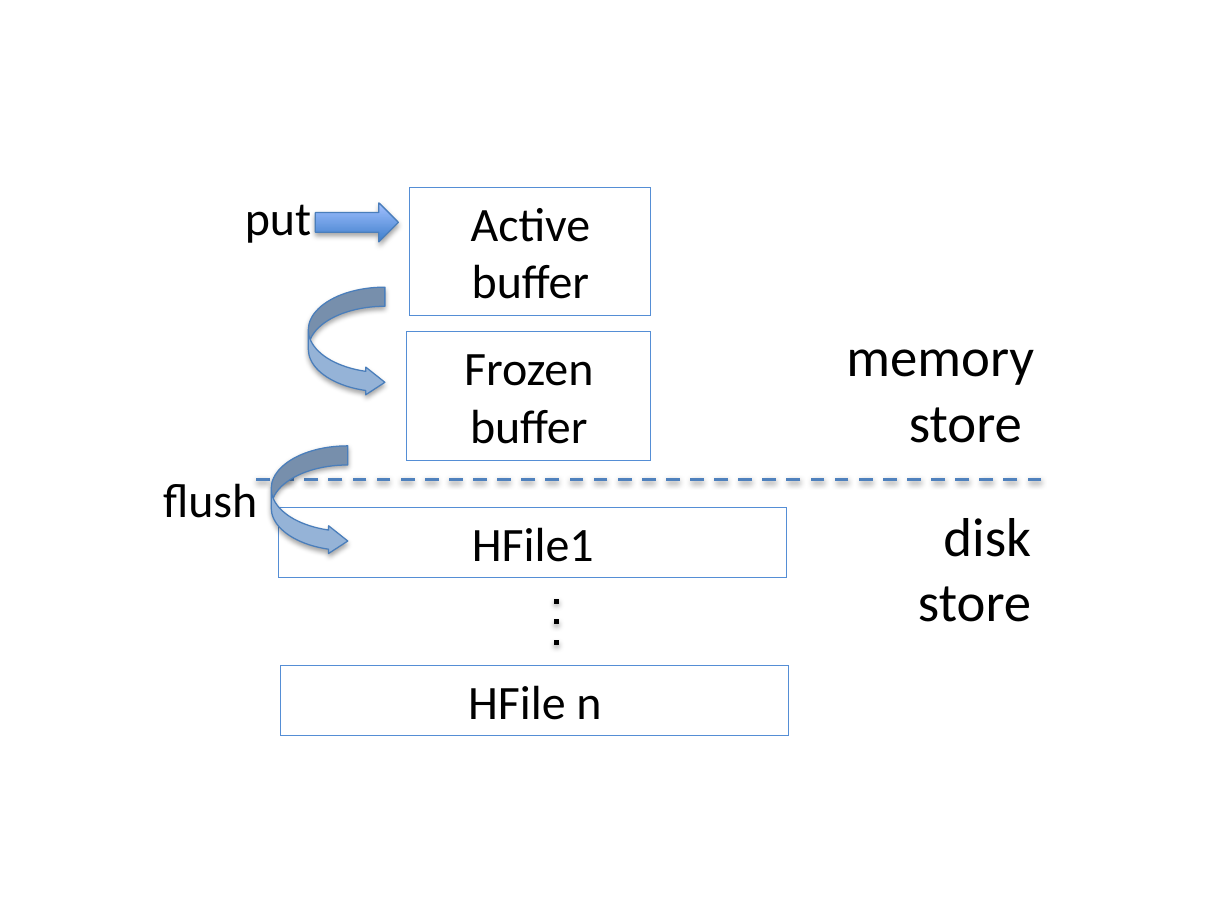
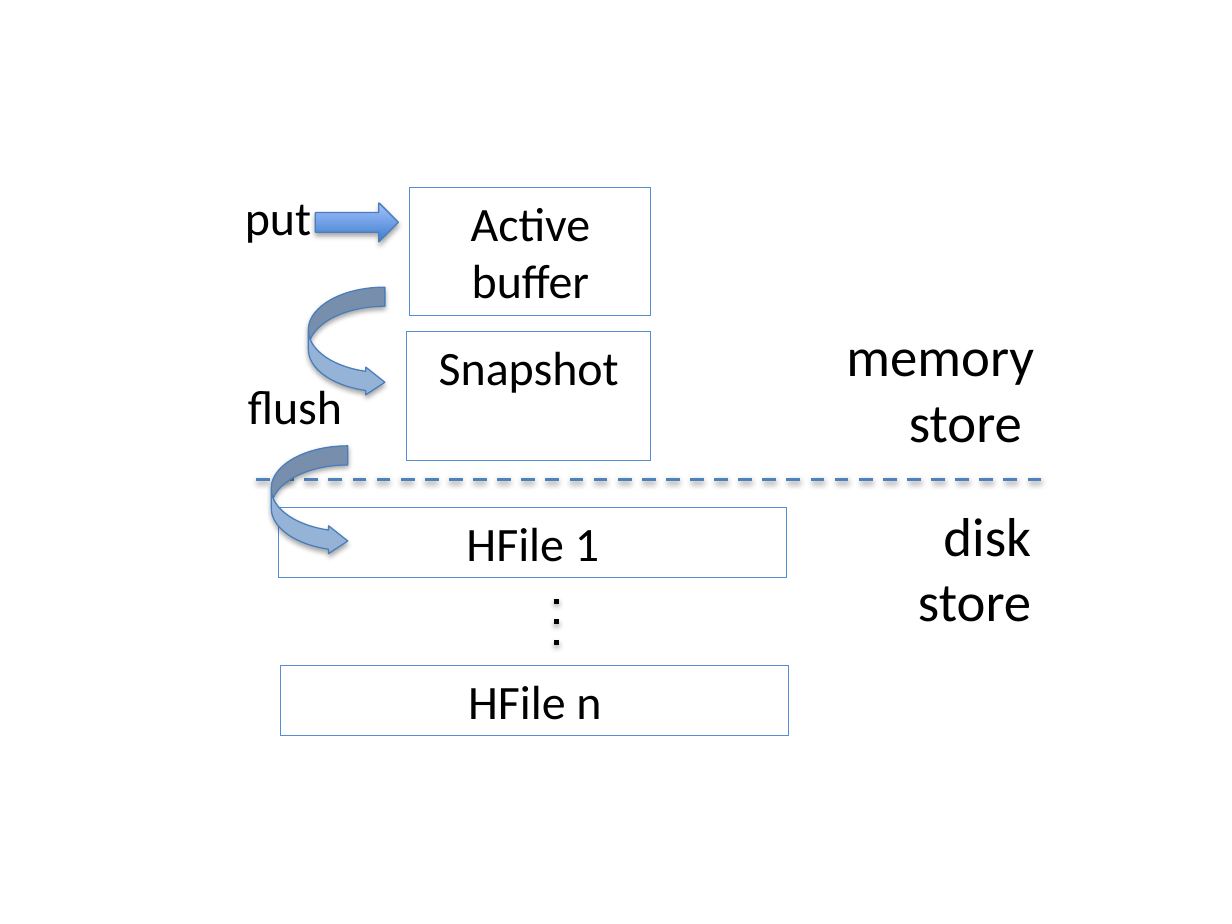
Before and after one commit to iditkeidar/Accordion, a slide deck: slide 1 of FAST2018-submission/LSM.pptx. Drawn at 1232x924 pixels with LibreOffice and Linux fonts; fonts in the diff are those of the drawing. Boxes give left, top, right and bottom in pixels: in the first picture for what was removed or moved away, otherwise in the second. Text is boxed around its words. In the diff, an @@ line names an element or a change of style, - is before the commit and + after.

```diff
--- a/FAST2018-submission/LSM.pptx
+++ b/FAST2018-submission/LSM.pptx
@@ text in rectangle at bbox=[439, 351, 619, 393]: text changed @@
-Frozen buffer
+Snapshot
@@ text "flush": place and size @@
-text "flush" at bbox=[163, 478, 257, 518]
+text "flush" at bbox=[248, 384, 342, 425]
@@ text in rectangle at bbox=[466, 527, 599, 562]: spaces changed @@
-HFile1
+HFile 1
```
Also in this commit, not shown: 1 other slide changed, 7 other files.
